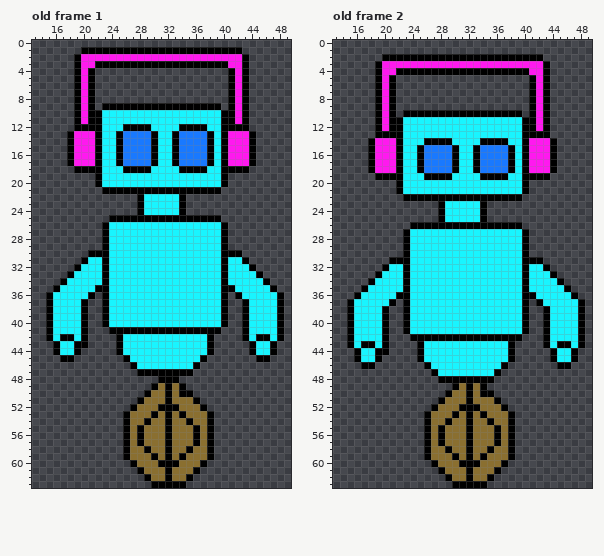
Two states of a pixel-art file, Animation main/Sprite-Forehead.aseprite. Above, as it was before the edit.
64x64 pixels, 6 frames. Shown: old frame 1: x 13..49, y 0..63; old frame 2: x 13..49, y 0..63. The commit also changed other frames, which this record leaves out.
After the commit:
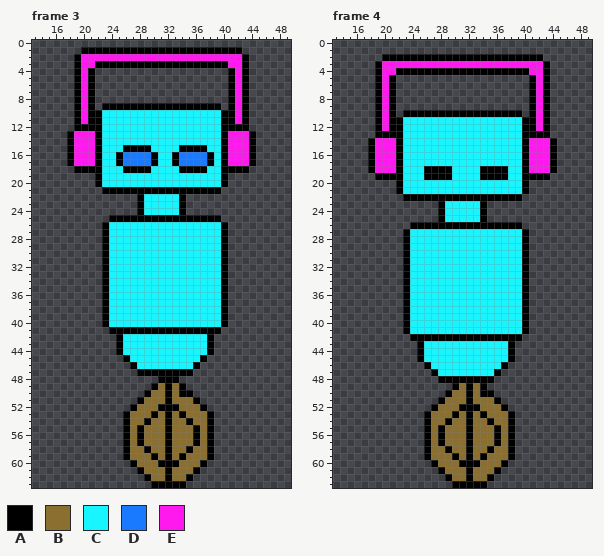
Palette (. is transparent): A #000000  B #8a6f30  C #19f5ff  D #1979ff  E #ff19ef
A new or re-ordered frame is compared with the old frame closest to it.
From old to new:
layer "Hand_01" now hidden
frames re-ordered
Frame 3 against old frame 1:
Colour D gives way to colour A in row 15 at x 26 to 29 and 34 to 37.
Colour A gives way to colour C in row 12 at x 26 to 29 and 34 to 37; in rows 13 to 15 at x 25, 30, 33 and 38.
Colour D gives way to colour C in rows 13 to 14 at x 26 to 29 and 34 to 37.
Colour A is removed in row 30 at x 21 to 22 and 41 to 42; in row 31 at x 20 and 43; in row 32 at x 19 and 44; in row 33 at x 18 and 45; in row 34 at x 17 and 46; in row 35 at x 16, 22, 41 and 47.
Colour A is removed in row 36 at x 15, 21, 42 and 48; in rows 37 to 41 at x 15, 20, 43 and 48; in row 42 at x 15, 17 to 18, 20, 43, 45 to 46 and 48; in row 43 at x 16, 19 to 20, 44 and 47; in row 44 at x 16, 19, 44 and 47; in row 45 at x 17 to 18 and 45 to 46.
Colour C is removed in row 31 at x 21 to 22 and 41 to 42; in row 32 at x 20 to 22 and 41 to 43; in row 33 at x 19 to 22 and 41 to 44; in row 34 at x 18 to 22 and 41 to 45; in row 35 at x 17 to 21 and 42 to 46; in row 36 at x 16 to 20 and 43 to 47.
Colour C is removed in rows 37 to 41 at x 16 to 19 and 44 to 47; in row 42 at x 16, 19, 44 and 47; in rows 43 to 44 at x 17 to 18 and 45 to 46.
Frame 4 against old frame 2:
Colour D gives way to colour A in row 18 at x 26 to 29 and 34 to 37.
Colour A gives way to colour C in row 14 at x 26 to 29 and 34 to 37; in rows 15 to 18 at x 25, 30, 33 and 38.
Colour D gives way to colour C in rows 15 to 17 at x 26 to 29 and 34 to 37.
Colour A is removed in row 31 at x 21 to 22 and 41 to 42; in row 32 at x 20 and 43; in row 33 at x 19 and 44; in row 34 at x 18 and 45; in row 35 at x 17 and 46; in row 36 at x 16, 22, 41 and 47.
Colour A is removed in row 37 at x 15, 21, 42 and 48; in rows 38 to 42 at x 15, 20, 43 and 48; in row 43 at x 15, 17 to 18, 20, 43, 45 to 46 and 48; in row 44 at x 16, 19 to 20, 44 and 47; in row 45 at x 16, 19, 44 and 47; in row 46 at x 17 to 18 and 45 to 46.
Colour C is removed in row 32 at x 21 to 22 and 41 to 42; in row 33 at x 20 to 22 and 41 to 43; in row 34 at x 19 to 22 and 41 to 44; in row 35 at x 18 to 22 and 41 to 45; in row 36 at x 17 to 21 and 42 to 46; in row 37 at x 16 to 20 and 43 to 47.
Colour C is removed in rows 38 to 42 at x 16 to 19 and 44 to 47; in row 43 at x 16, 19, 44 and 47; in rows 44 to 45 at x 17 to 18 and 45 to 46.
Changed places in both pictures, as pixel boxes (x1, y1, x2, y2):
changed: (116, 124, 214, 152)
erased: (46, 250, 102, 362)
erased: (228, 250, 284, 362)
changed: (417, 138, 515, 173)
erased: (347, 257, 403, 369)
erased: (529, 257, 585, 369)
